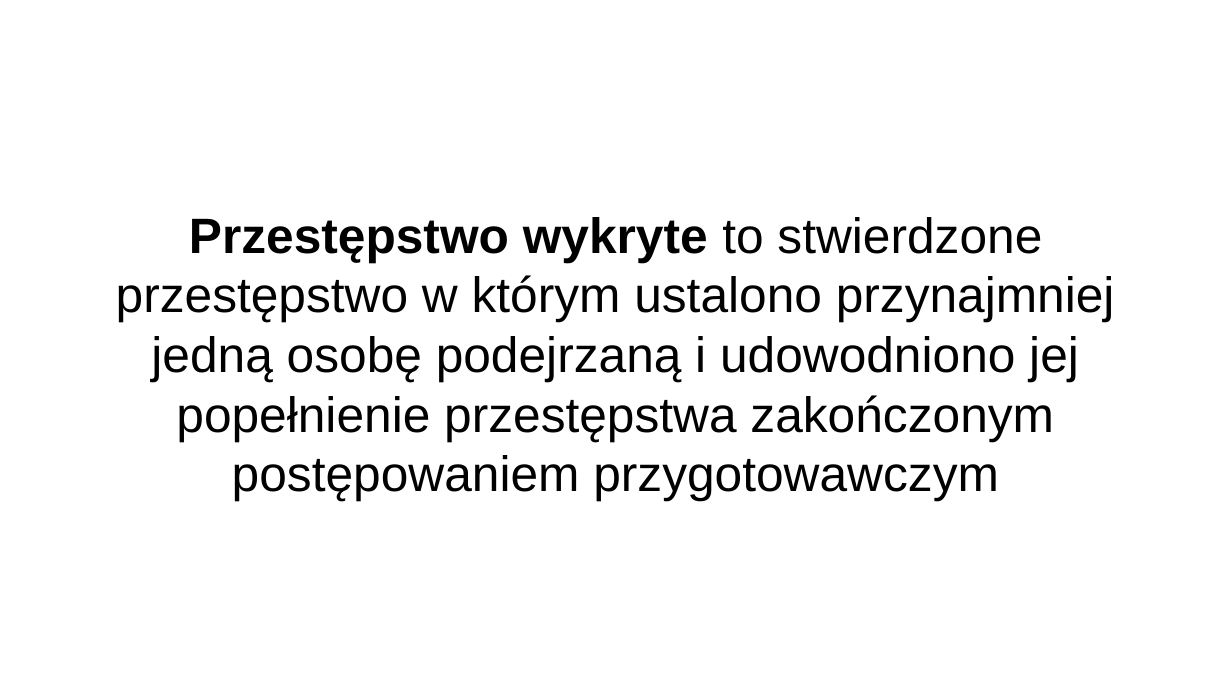
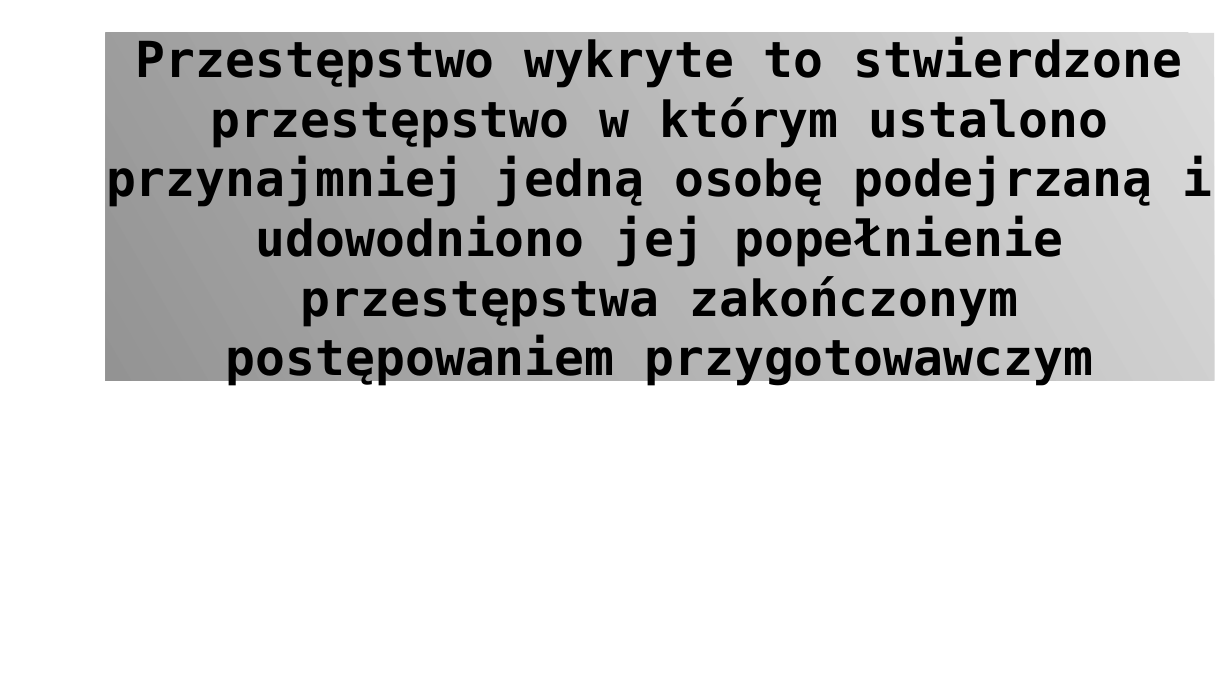
Before and after one commit to WoroON/SpisPowszechny, a slide deck: slide 7 of Prezentacja.odp (slide 4 before the commit). Drawn at 1232x693 pixels with LibreOffice and Linux fonts; fonts in the diff are those of the drawing; background and template pictures are left out. Boxes give left, top, right and bottom in pixels: in the first picture for what was removed or moved away, otherwise in the second. Text is boxed around its words. In the diff, an @@ line names an element or a change of style, - is before the commit and + after.

```diff
--- a/Prezentacja.odp
+++ b/Prezentacja.odp
@@ subtitle "Przestępstwo wykryte to stwierdzone przestępstwo ...": place and size @@
-subtitle "Przestępstwo wykryte to stwierdzone przestępstwo ..." at box(116, 217, 1115, 501)
+subtitle "Przestępstwo wykryte to stwierdzone przestępstwo ..." at box(105, 32, 1214, 380)
@@ subtitle "Przestępstwo wykryte to stwierdzone przestępstwo ..." at box(105, 32, 1214, 380): font Arial to DejaVu Sans Mono; bold on in "to stwierdzone przestępstwo w którym ustalono przynajmniej ..."; fill none to gradient #CCCCCC to #666666 @@
```
Also in this commit, not shown: 6 other slides changed, 6 slides added, 4 slides removed.
